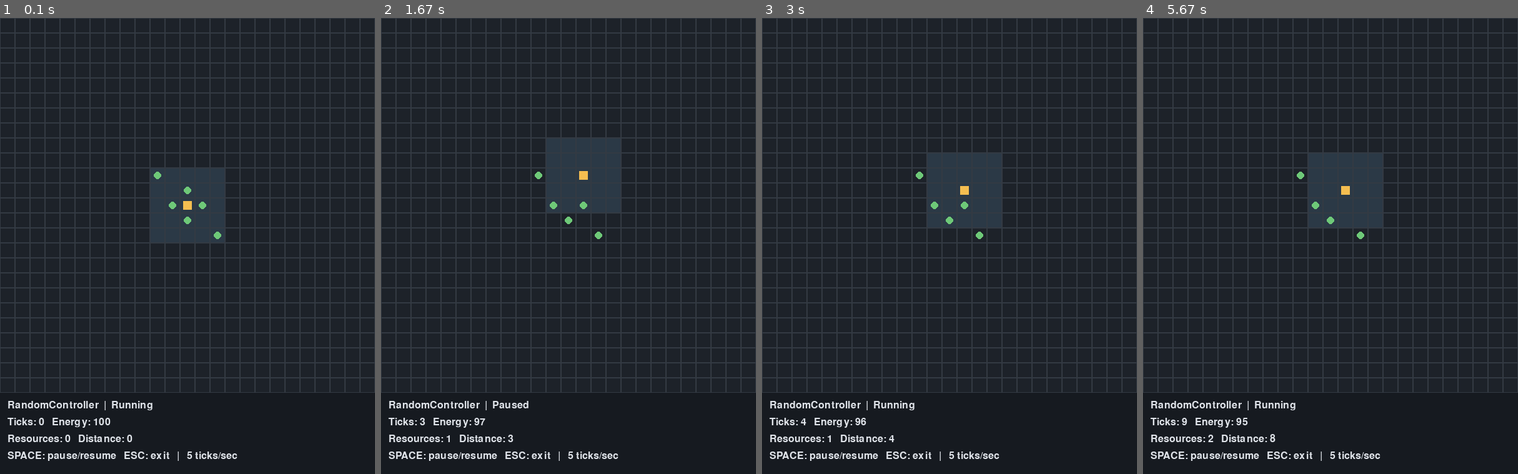
Above: before the commit, frames 1-4 (left to right).
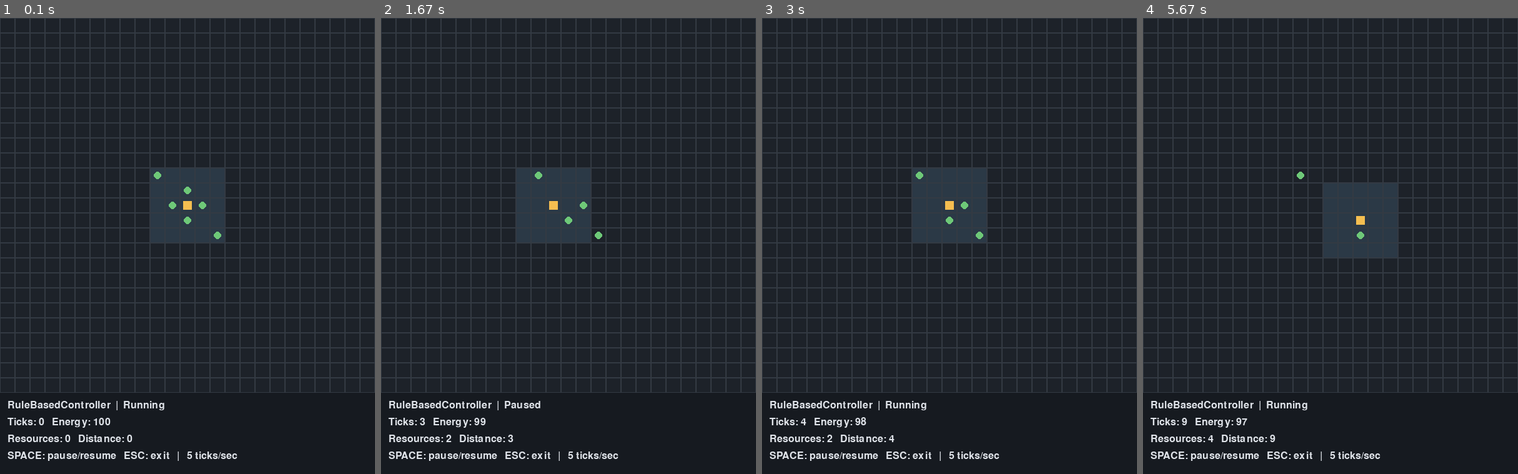
Above: after the commit, the same moments.

Repository: Alfoo6/ai-sandbox
Game: pygame game, started from src/ai_sandbox/visual_demo.py
Same seed, same stepped clock (60 frames per second), same inputs: the game is played once before the commit and once after it.
Inputs:
- Up to frame 1 (0.1 s): no input
- Up to frame 2 (1.67 s): tap Space at 0.33, 0.73, 1.03, 1.23, 1.57 s
- Up to frame 3 (3 s): tap Space at 1.87, 2.07, 2.37, 2.63, 2.97 s
- Up to frame 4 (5.67 s): tap Space at 3.27, 3.4, 3.8, 4.1, 4.47, 4.87, 5.17, 5.37 s

The runs differ from the first frame. In frame 1, 0.4% of the frame differs, in the area x 4-44%, y 83-87%; in frame 2, 4.0%, in the area x 4-64%, y 26-94%; in frame 3, 2.5%; in frame 4, 3.4%.

Commit message:
Use rulebasedcontroller in visual-demo

Diff:
--- a/src/ai_sandbox/visual_demo.py
+++ b/src/ai_sandbox/visual_demo.py
@@ -1,8 +1,8 @@
-"""Watch one manually defined episode with the random controller."""
+"""Watch the fixed demo episode with the rule-based controller."""
 
 import pygame
 
-from ai_sandbox.controllers import RandomController
+from ai_sandbox.controllers import RandomController, RuleBasedController
 from ai_sandbox.episode import Episode
 from ai_sandbox.rendering.pygame_renderer import PygameRenderer, WINDOW_SIZE
 from ai_sandbox.runner import episode_ticks
@@ -50,7 +50,7 @@
 
 
 def main() -> None:
-    run_visual_episode(create_demo_episode(), RandomController(seed=42))
+    run_visual_episode(create_demo_episode(), RuleBasedController(seed=42))
 
 
 if __name__ == "__main__":
--- a/tests/test_visual_demo.py
+++ b/tests/test_visual_demo.py
@@ -8,11 +8,11 @@
 
 import pygame
 
-from ai_sandbox.controllers import RandomController
+from ai_sandbox.controllers import RandomController, RuleBasedController
 from ai_sandbox.rendering.pygame_renderer import PygameRenderer, WINDOW_SIZE
 from ai_sandbox.runner import episode_ticks, run_episode
 from ai_sandbox.scenarios import create_demo_episode
-from ai_sandbox.visual_demo import run_visual_episode
+from ai_sandbox.visual_demo import main, run_visual_episode
 from ai_sandbox.world import Position
 
 
@@ -32,6 +32,21 @@
             Position(11, 12), Position(13, 12), Position(12, 11),
             Position(12, 13), Position(10, 10), Position(14, 14),
         })
+
+    def test_main_runs_demo_with_seeded_rule_based_controller(self) -> None:
+        with (
+            patch(
+                "ai_sandbox.visual_demo.RuleBasedController",
+                wraps=RuleBasedController,
+            ) as controller_type,
+            patch("ai_sandbox.visual_demo.run_visual_episode") as run,
+        ):
+            main()
+
+        controller_type.assert_called_once_with(seed=42)
+        episode, controller = run.call_args.args
+        self.assertEqual(episode.world.agent_position, Position(12, 12))
+        self.assertIsInstance(controller, RuleBasedController)
 
     def test_rendering_does_not_change_state_or_reproducibility(self) -> None:
         episode = create_demo_episode()
